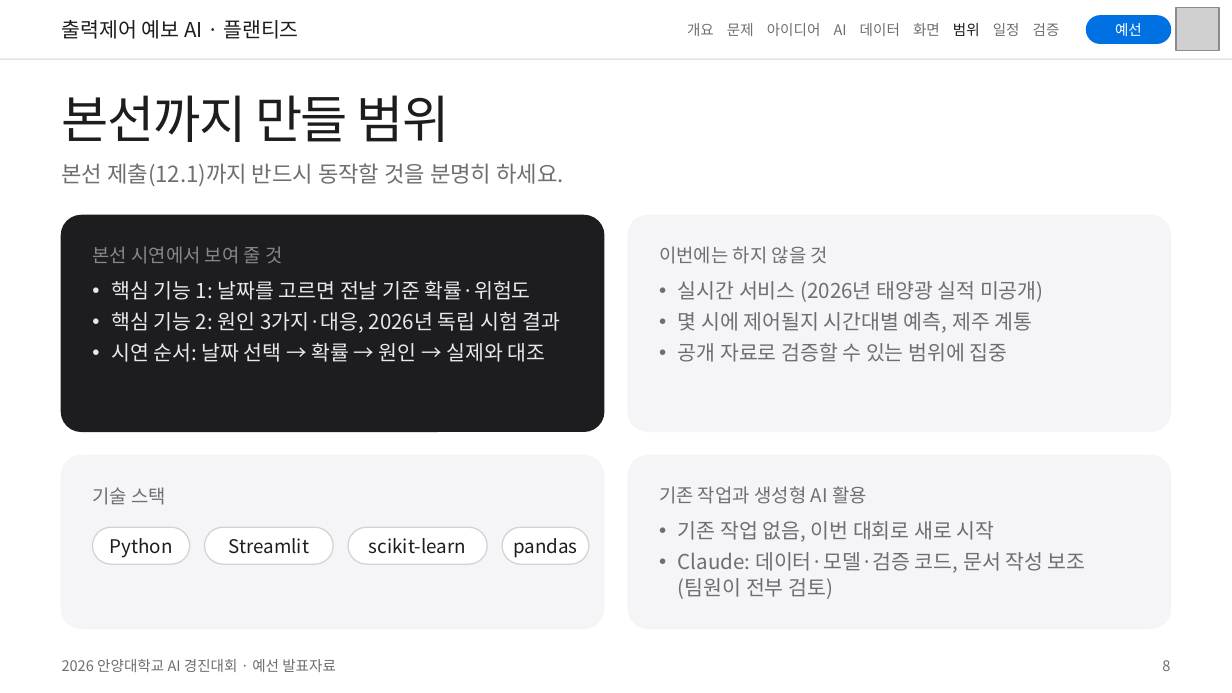
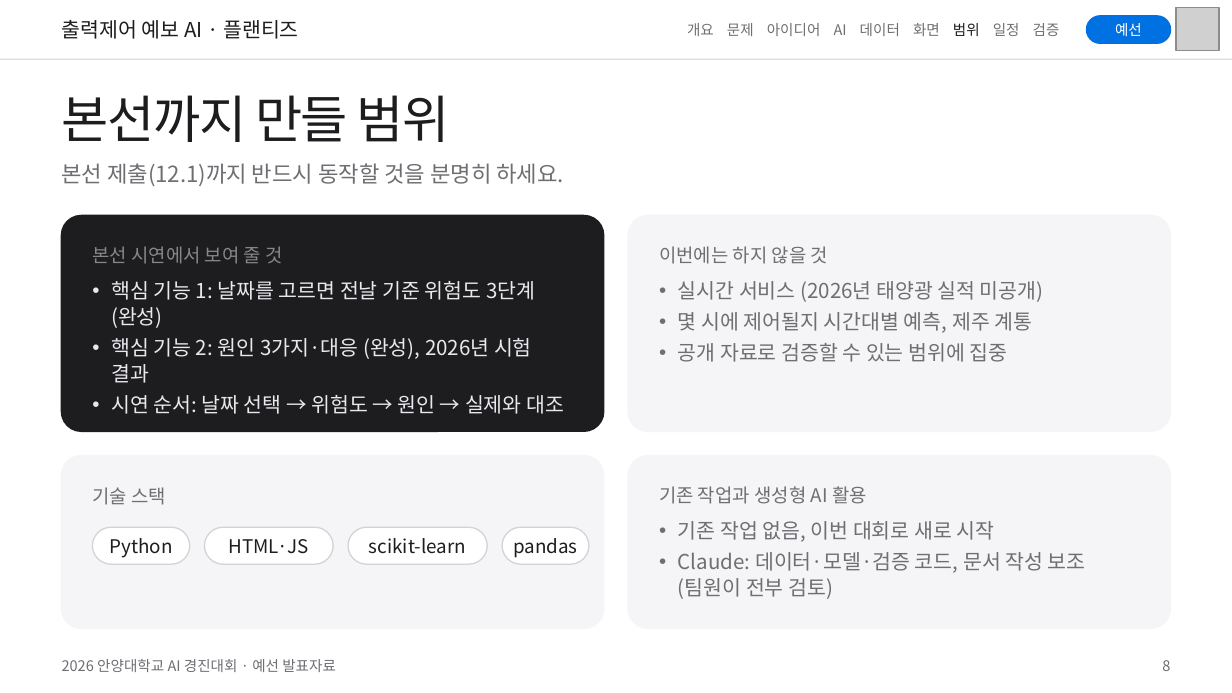
Before and after one commit to eorua/planties, a slide deck: slide 8 of docs/slides/예선발표_초안.pptx. Drawn at 1232x693 pixels with LibreOffice and Linux fonts; fonts in the diff are those of the drawing; grey boxes stand for pictures. Boxes give left, top, right and bottom in pixels: in the first picture for what was removed or moved away, otherwise in the second. Text is boxed around its words. In the diff, an @@ line names an element or a change of style, - is before the commit and + after.

```diff
--- a/docs/slides/예선발표_초안.pptx
+++ b/docs/slides/예선발표_초안.pptx
@@ text at box(111, 281, 564, 414): text changed @@
-• 핵심 기능 1: 날짜를 고르면 전날 기준 확률·위험도
-• 핵심 기능 2: 원인 3가지·대응, 2026년 독립 시험 결과
-• 시연 순서: 날짜 선택 → 확률 → 원인 → 실제와 대조
+• 핵심 기능 1: 날짜를 고르면 전날 기준 위험도 3단계 (완성)
+• 핵심 기능 2: 원인 3가지·대응 (완성), 2026년 시험 결과
+• 시연 순서: 날짜 선택 → 위험도 → 원인 → 실제와 대조
@@ text at box(229, 539, 310, 554): text changed @@
-Streamlit
+HTML·JS
```
Also in this commit, not shown: 2 other slides changed, 12 other files.
